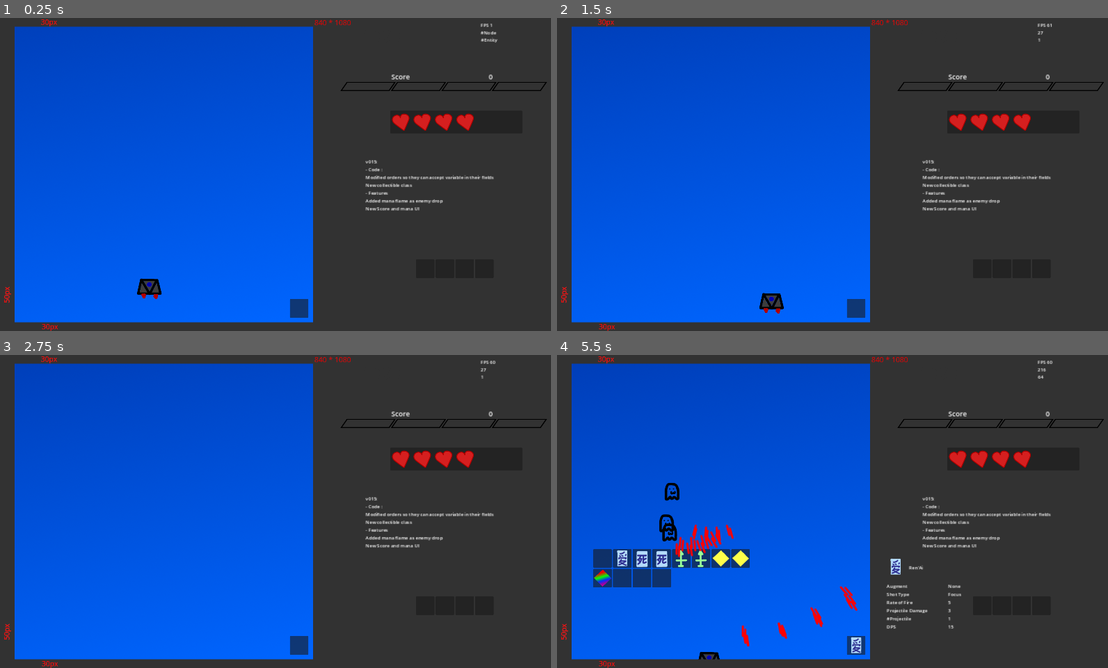
Above: before the commit, frames 1-4 (two rows, left to right).
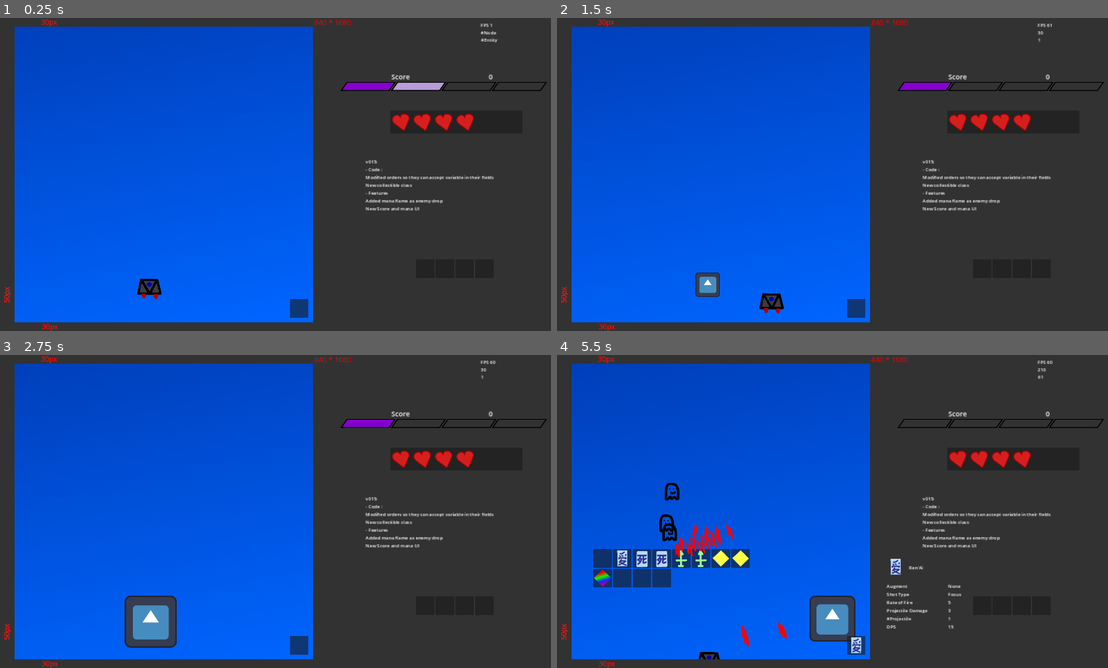
Above: after the commit, the same moments.

Repository: Asylnn/Project-Bullet-Hell
Game: Godot game, scene res://src/scenes/stage/stage_1.tscn
Same seed, same stepped clock (60 frames per second), same inputs: the game is played once before the commit and once after it. The engine's default icon, where the game draws it, is replaced by a stand-in: a white triangle on a blue panel in a dark square.
Inputs (mouse positions are in pixels of both pictures, inside the frame that each line leads up to):
- Up to frame 1 (0.25 s): no input
- Up to frame 2 (1.5 s): tap Enter at 0.5 s; move the mouse to (981, 268) at 0.52 s; hold D (Move Right) 0.53-1.28 s; hold , (Bomb, bound only after the commit) 0.53-1.28 s; click (981, 268) at 0.67 s; move the mouse to (1003, 268) at 1.27 s; hold S (Move Down) from 1.28 s (still down); tap Shift (Shift Move ) at 1.35 s; click (1003, 268) at 1.42 s
- Up to frame 3 (2.75 s): tap , (Bomb, bound only after the commit) at 1.55, 2.3 s; move the mouse to (462, 605) at 2.02 s; release S (Move Down) at 2.03 s; hold D (Move Right) from 2.03 s (still down); hold Z (shoot) from 2.03 s (still down); click (462, 605) at 2.17 s
- Up to frame 4 (5.5 s): move the mouse to (1041, 605) at 2.77 s; release D (Move Right) at 2.78 s; release Z (shoot) at 2.78 s; hold W (Move Up) 2.78-3.53 s; tap , (Bomb, bound only after the commit) at 2.85, 4.55, 5.3 s; click (1041, 605) at 2.92 s; move the mouse to (854, 646) at 3.52 s; hold , (Bomb, bound only after the commit) 3.53-4.28 s; hold A (Move Left) 3.53-5.03 s; click (854, 646) at 3.67 s; tap I (Open Inventory) at 4.15 s; move the mouse to (601, 558) at 4.27 s; tap Shift (Shift Move ) at 4.35 s; click (601, 558) at 4.42 s; move the mouse to (623, 558) at 5.02 s; hold S (Move Down) from 5.03 s (still down); hold Z (shoot) from 5.03 s (still down); click (623, 558) at 5.17 s

The runs differ from the first frame. In frame 1, 0.4% of the frame differs, in the area x 62-81%, y 20-24%; in frame 2, 0.6%; in frame 3, 1.8%, in the area x 22-89%, y 4-94%; in frame 4, 1.3%.

Commit message:
added bomb prototype + fixed mana

Diff:
--- a/project.godot
+++ b/project.godot
@@ -83,6 +83,12 @@
 "events": [Object(InputEventKey,"resource_local_to_scene":false,"resource_name":"","device":-1,"window_id":0,"alt_press …(182 unchanged characters)…
 ]
 }
+Bomb={
+"deadzone": 0.5,
+"events": [Object(InputEventKey,"resource_local_to_scene":false,"resource_name":"","device":-1,"window_id":0,"alt_pressed":false,"shift_pressed":false,"ctrl_pressed":false,"meta_pressed":false,"pressed":false,"keycode":0,"physical_keycode":59,"key_label":0,"unicode":109,"echo":false,"script":null)
+, Object(InputEventKey,"resource_local_to_scene":false,"resource_name":"","device":-1,"window_id":0,"alt_pressed":false,"shift_pressed":false,"ctrl_pressed":false,"meta_pressed":false,"pressed":false,"keycode":0,"physical_keycode":88,"key_label":0,"unicode":120,"echo":false,"script":null)
+]
+}
 
 [physics]
 
--- a/src/scenes/bullets/enemy_bullet.tscn
+++ b/src/scenes/bullets/enemy_bullet.tscn
@@ -9,7 +9,7 @@
 
 [node name="Enemy Bullet" instance=ExtResource("1_sd7st")]
 position = Vector2(110, 104)
-collision_layer = 2
+collision_layer = 34
 collision_mask = 0
 monitoring = false
 script = ExtResource("2_ebt5v")
--- /dev/null
+++ b/src/scenes/entities/bomb/bomb.tscn
@@ -0,0 +1,45 @@
+[gd_scene load_steps=5 format=3 uid="uid://okst30k8syy7"]
+
+[ext_resource type="Script" path="res://src/scripts/entities/bomb/bomb.gd" id="1_afwx5"]
+[ext_resource type="Texture2D" uid="uid://kt2cfuh4720o" path="res://icon.svg" id="1_yjwr1"]
+
+[sub_resource type="CircleShape2D" id="CircleShape2D_lepam"]
+radius = 95.0
+
+[sub_resource type="SpriteFrames" id="SpriteFrames_t8gqw"]
+animations = [{
+"frames": [],
+"loop": true,
+"name": &"default",
+"speed": 5.0
+}, {
+"frames": [{
+"duration": 1.0,
+"texture": ExtResource("1_yjwr1")
+}],
+"loop": true,
+"name": &"new_animation",
+"speed": 5.0
+}]
+
+[node name="Bomb" type="Area2D" groups=["Bomb"]]
+collision_layer = 32
+collision_mask = 32
+script = ExtResource("1_afwx5")
+
+[node name="CollisionShape2D" type="CollisionShape2D" parent="."]
+scale = Vector2(0.1, 0.1)
+shape = SubResource("CircleShape2D_lepam")
+
+[node name="AnimatedSprite2D" type="AnimatedSprite2D" parent="."]
+scale = Vector2(0.1, 0.1)
+sprite_frames = SubResource("SpriteFrames_t8gqw")
+animation = &"new_animation"
+
+[node name="Timer" type="Timer" parent="."]
+wait_time = 3.0
+one_shot = true
+autostart = true
+
+[connection signal="area_entered" from="." to="." method="_on_area_entered"]
+[connection signal="timeout" from="Timer" to="." method="_on_timer_timeout"]
--- a/src/scenes/entities/enemy.tscn
+++ b/src/scenes/entities/enemy.tscn
@@ -9,6 +9,7 @@
 
 [node name="Enemy" groups=["Enemy"] instance=ExtResource("1_7w5mh")]
 collision_layer = 0
+collision_mask = 33
 monitorable = false
 script = ExtResource("2_3onto")
 health = 40
--- a/src/scenes/entities/phantum.tscn
+++ b/src/scenes/entities/phantum.tscn
@@ -16,6 +16,7 @@
 
 [node name="Phantum" groups=["Enemy"] instance=ExtResource("1_wk5ch")]
 collision_layer = 0
+collision_mask = 33
 monitorable = false
 script = ExtResource("2_3dh42")
 health = 40
--- a/src/scenes/spells/spellcard_arrow.tscn
+++ b/src/scenes/spells/spellcard_arrow.tscn
@@ -19,7 +19,7 @@
 
 [node name="Movement Homing" parent="ShootingManager/Shoot Simple" index="1" instance=ExtResource("4_fecgh")]
 speed = 1000.0
-mass = 250.0
+mass = 100.0
 
 [node name="Icon" parent="." index="1"]
 texture = ExtResource("5_iokoc")
--- a/src/scenes/stage/stage_1.tscn
+++ b/src/scenes/stage/stage_1.tscn
@@ -169,6 +169,7 @@
 process_mode = 4
 visible = false
 position = Vector2(526, 153)
+collision_mask = 1
 
 [node name="Interface" type="Sprite2D" parent="."]
 z_index = 2
--- a/src/scripts/UI/inventory.gd
+++ b/src/scripts/UI/inventory.gd
@@ -1,4 +1,4 @@
-extends GridContainer
+class_name Inventory extends GridContainer
 
 const INVENTORY_SIZE = 12							## Inventory size
 var mana : int = 0									## Amount of mana stored
@@ -72,13 +72,16 @@
 	_add_item(preload("res://src/scenes/spells/spellcard_star.tscn").instantiate())
 	_add_item(preload("res://src/scenes/spells/spellcard_star.tscn").instantiate())
 	_add_item(preload("res://src/scenes/spells/spellcard_ultimate_star.tscn").instantiate())
-	#print_tree()
+	add_mana(20)
 
+
+func add_mana(_mana : int):
+	mana = min(_mana + mana, MAX_MANA)
+	update_mana.emit(mana)
 
 func _recieved_collectible(collectible : Collectible):
 	if collectible is ManaFlame:
-		mana = max(collectible.mana + mana, MAX_MANA)
-		update_mana.emit(mana)
+		add_mana(collectible.mana)
 
 
 func _get_first_free_slot():
--- a/src/scripts/UI/ui.gd
+++ b/src/scripts/UI/ui.gd
@@ -10,6 +10,7 @@
 
 ## Texture to apply when the mana bar is full
 var full_bar_text : Texture2D = preload("res://Sprites/svg/life bar progress.svg")
+var prgress_bar_text : Texture2D = preload("res://Sprites/svg/life bar under.svg")
 ##How much mana does each bar need to go full
 const MANA_PER_BAR : int = 10
 
@@ -35,6 +36,10 @@
 	$"ManaBar/Mana3".value = mana
 	$"ManaBar/Mana4".value = mana
 	if $"ManaBar/Mana1".value >= $"ManaBar/Mana1".max_value : $"ManaBar/Mana1".texture_progress = full_bar_text
+	else : $"ManaBar/Mana1".texture_progress = prgress_bar_text
 	if $"ManaBar/Mana2".value >= $"ManaBar/Mana2".max_value : $"ManaBar/Mana2".texture_progress = full_bar_text
+	else : $"ManaBar/Mana2".texture_progress = prgress_bar_text
 	if $"ManaBar/Mana3".value >= $"ManaBar/Mana3".max_value : $"ManaBar/Mana3".texture_progress = full_bar_text
+	else : $"ManaBar/Mana3".texture_progress = prgress_bar_text
 	if $"ManaBar/Mana4".value >= $"ManaBar/Mana4".max_value : $"ManaBar/Mana4".texture_progress = full_bar_text
+	else : $"ManaBar/Mana4".texture_progress = prgress_bar_text
--- /dev/null
+++ b/src/scripts/entities/bomb/bomb.gd
@@ -0,0 +1,16 @@
+class_name Bomb extends Area2D
+
+@export var damage : int = 100
+
+func _on_area_entered(area):
+	area.ask_for_being_pooled()
+
+func _process(delta):
+	$CollisionShape2D.scale.x += 0.01
+	$CollisionShape2D.scale.y += 0.01
+	$AnimatedSprite2D.scale.x += 0.01
+	$AnimatedSprite2D.scale.y += 0.01
+
+
+func _on_timer_timeout():
+	queue_free()
--- a/src/scripts/entities/enemy.gd
+++ b/src/scripts/entities/enemy.gd
@@ -22,7 +22,8 @@
 
 func _on_area_entered(area):
 	health -= area.damage
-	area.queue_free()
+	if area is FriendlyBullet :
+		area.queue_free()
 	if is_boss :
 		get_tree().get_first_node_in_group("Boss Bar").update_bar(health)
 	if health <= 0:
--- a/src/scripts/entities/entity.gd
+++ b/src/scripts/entities/entity.gd
@@ -5,12 +5,11 @@
 
 func ask_for_being_pooled():
 	if get_tree(): #????????????????????????
-		var pool = get_tree().get_first_node_in_group("Pool")
-		if pool.has_free_space_for_pooling(pooling_id) :
+		if Pool.has_free_space_for_pooling(pooling_id) :
 			get_parent().remove_child(self)
-			pool.put_to_pool(pooling_id, self)
+			Pool.put_to_pool(pooling_id, self)
 		else:
-			pool.report_unfield(pooling_id)
+			Pool.report_unfield(pooling_id)
 			queue_free()
 
 func _ready():
--- a/src/scripts/entities/player.gd
+++ b/src/scripts/entities/player.gd
@@ -10,6 +10,7 @@
 const SPEED : float = 300.0 										## Speed of the player
 const SHIFT_SPEED_MULTIPLIER : float = 0.5							## Slowing coefficient of pressing shift to slow down the player
 var is_flickering : bool = false							## Is the player ship flickering ? Used in the getting touched animation
+@onready var inventory : Inventory = get_tree().get_first_node_in_group("Inventory")
 
 signal recieved_collectible(collectible : Collectible)		## Signal for signaling if the player recieved a collectible to the inventory
 signal player_hit											## Signal for signaling if the player was hit, used for removing a life from the UI
@@ -24,6 +25,13 @@
 	if Input.is_action_pressed("Move Up"): 		position.y += -SPEED*delta*speedMultiplier
 	if Input.is_action_pressed("Move Left"): 	position.x += -SPEED*delta*speedMultiplier
 	if Input.is_action_pressed("Move Right"):	position.x += SPEED*delta*speedMultiplier
+
+	if Input.is_action_pressed("Bomb") and not get_tree().get_first_node_in_group("Bomb") and inventory.mana >= 10 :
+		var bomb = preload("res://src/scenes/entities/bomb/bomb.tscn").instantiate()
+		inventory.add_mana(-10)
+		bomb.position.x = position.x
+		bomb.position.y = position.y
+		get_parent().add_child(bomb)
 
 func _physics_process(delta): move_and_slide()
 
Not shown, changed: changelog.txt
